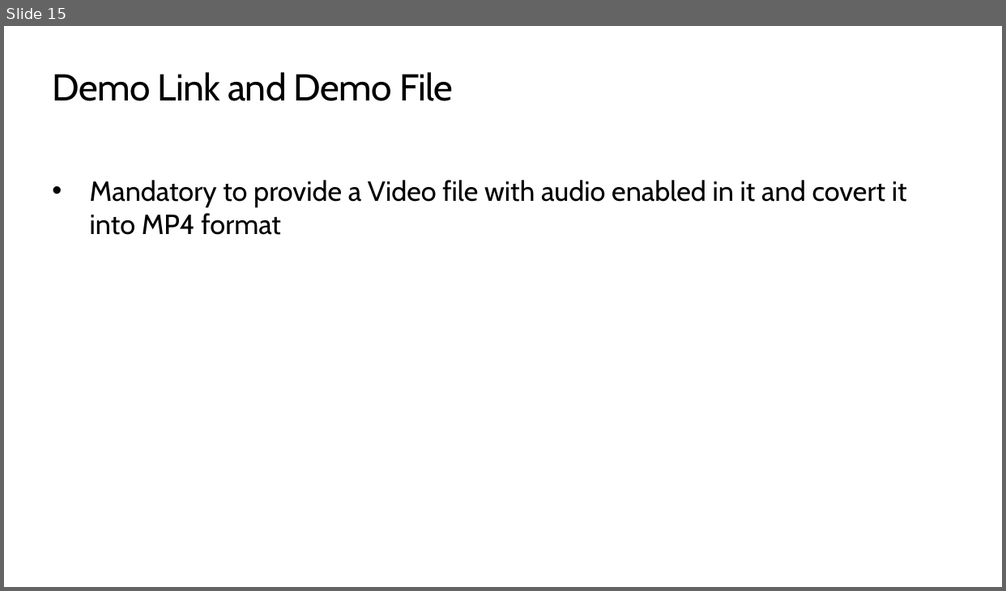
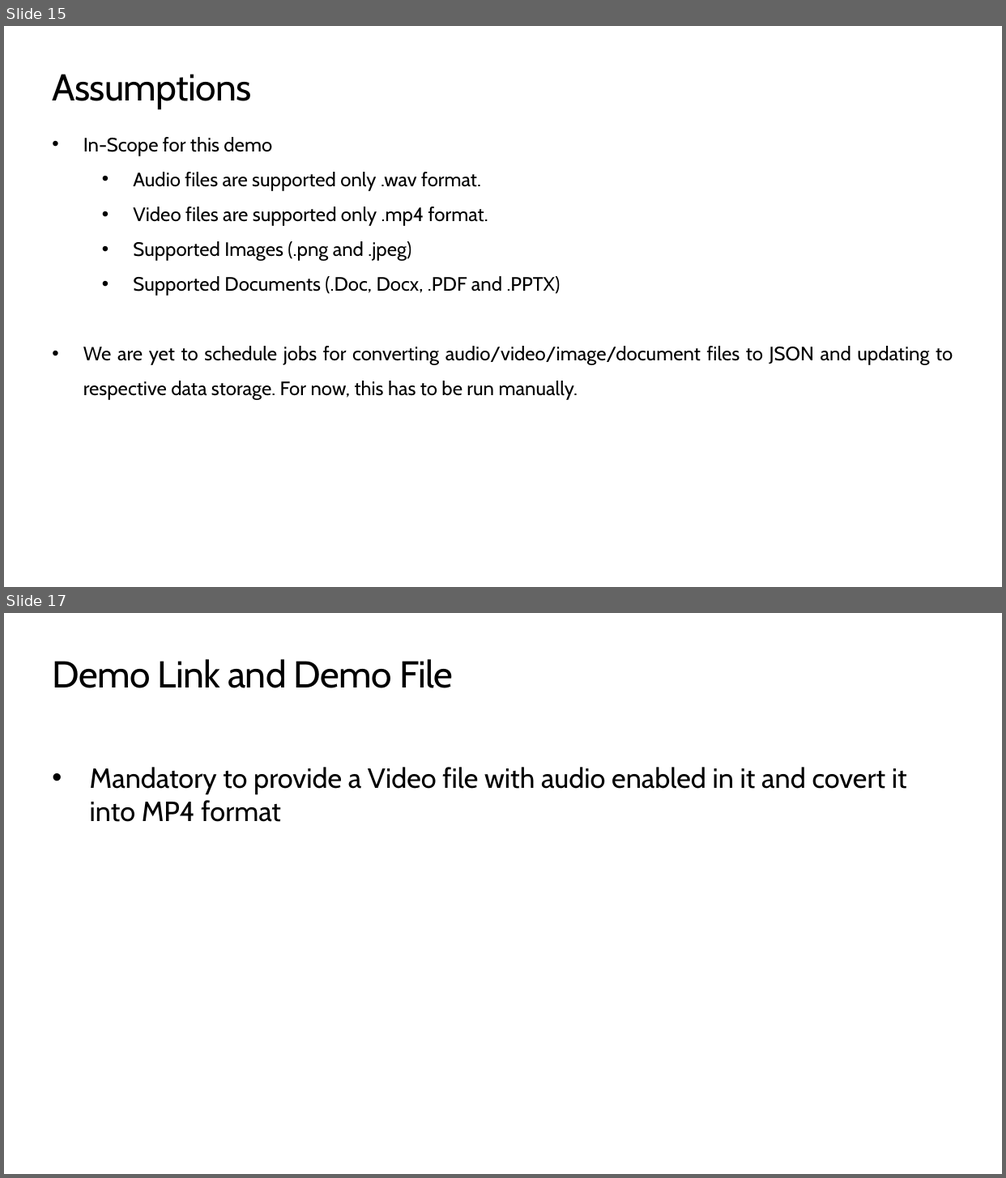
Before and after one commit to SABARISHV06/CaliberSearchService, a slide deck: Team Name_Caliber Presentation -Caliber 2020 Hack the Cloud finale presentation.pptx. Shown one above the other, each under a label of ours: slide 15 before the commit, slides 15 and 17 after it; the slides between them are not shown. The pictures are 1006x591 and 1006x1178 pixels, drawn with LibreOffice and Linux fonts; fonts in the diff are those of the drawing. Boxes give left, top, right and bottom in pixels: in the first picture for what was removed or moved away, otherwise in the second. Text is boxed around its words. In the diff, an @@ line names an element or a change of style, - is before the commit and + after.

```diff
--- a/Team Name_Caliber Presentation -Caliber 2020 Hack the Cloud finale presentation.pptx
+++ b/Team Name_Caliber Presentation -Caliber 2020 Hack the Cloud finale presentation.pptx
@@ slide 15 added at <box>4,26,1002,587</box>, background #FFFFFF @@
@@ title added at <box>52,74,251,109</box>, 27 pt, text #000000 @@
+Assumptions
@@ text added at <box>83,137,953,400</box>, 14 pt, text #000000 @@
+• In-Scope for this demo
+  • Audio files are supported only .wav format.
+  • Video files are supported only .mp4 format.
+  • Supported Images (.png and .jpeg)
+  • Supported Documents (.Doc, Docx, .PDF and .PPTX)
+• We are yet to schedule jobs for converting audio/video/image/document files to JSON and updating to respective data storage. For now, this has to be run manually.
@@ what was slide 15 is now slide 17 @@
```
Also in this commit, not shown: 9 slides changed, 6 other slides added, 5 slides removed.
